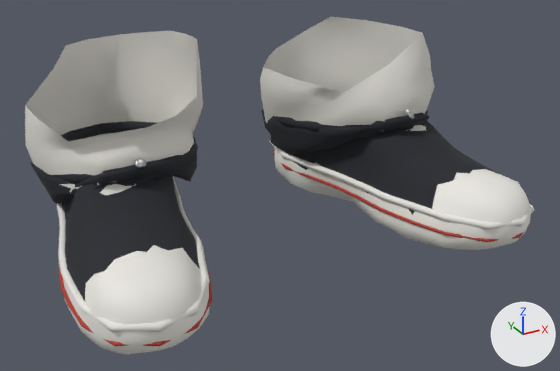
Before and after pictures for a commit that changed the glTF model godot/assets/wear/trampki.glb.
The view is the same before and after, from a camera (50 mm lens) standing at (-0.303, -0.623, 0.326) and looking at (0.003, -0.067, 0.048). Arrows for +X, +Y and +Z are at lower right; the lights stay in place. The first picture is the older version. Where no turn or scale is listed for an object, it has been applied to the vertices. Vertices at exactly the same position are counted once.

Objects in the first picture: 'trampki'.
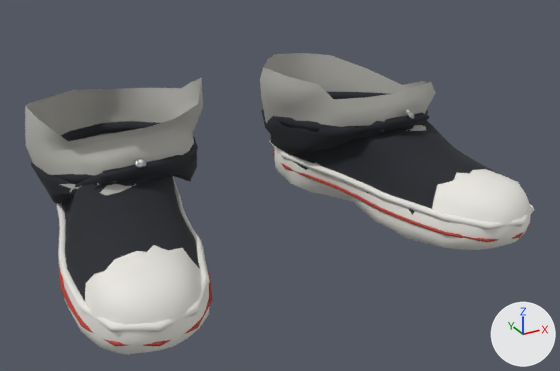
What the commit changed:
Material 'dzianina_skarpeta' (mat_dzianina_skarpeta) changes colour from light grey #dddbd3 to grey #b6b4af; in linear values from (0.723, 0.708, 0.652) to (0.465, 0.459, 0.426).
me_trampki is used by ob_trampki; location (0.0, 0.0, 0.8952).
Verts and faces of me_trampki; kept vertices keep their numbers, new ones are numbered from 3181.
Before the commit, vertices of me_trampki: 1966 (-0.173, -0.05, -0.811), 3073 (-0.187, -0.029, -0.792) at pixel (46, 150).
me_trampki had 3181 vertices, 6253 faces and spanned x -0.205..0.205, y -0.204..0.11, z -0.903..-0.718.
me_trampki now has 3150 vertices, 6193 faces and spans x -0.205..0.205, y -0.204..0.11, z -0.903..-0.758.
Part 1, on me_trampki:
27 vertices are removed from x -0.171..-0.04, y -0.052..0.098, z -0.777..-0.718.
51 faces are deleted.
16 vertices move from x -0.184..-0.039, y -0.067..0.107, z -0.812..-0.764 to x -0.185..-0.04, y -0.065..0.107, z -0.812..-0.77.
9 vertices are added at x -0.172..-0.04, y -0.05..0.097, z -0.787..-0.758.
19 new faces join them, mat_dzianina_skarpeta (grey #b6b4af).
Part 2, on me_trampki:
Vertex 1966 moves to (-0.172, -0.051, -0.811).
Vertex 3073 moves to (-0.187, -0.029, -0.793), pixel (47, 151).
Part 3, on me_trampki:
24 vertices are removed from x 0.08..0.195, y -0.073..0.104, z -0.794..-0.733.
53 faces are deleted.
20 vertices move from x 0.053..0.192, y -0.077..0.104, z -0.816..-0.771 to x 0.053..0.192, y -0.079..0.1, z -0.818..-0.77.
11 vertices are added at x 0.07..0.194, y -0.074..0.1, z -0.802..-0.776.
25 new faces join them, mat_dzianina_skarpeta (grey #b6b4af).
Other edits to the shape of me_trampki do not show in these pictures.

Where the change shows, as pixel boxes (x1, y1, x2, y2) in the pictures (560 x 371 px; the box of a moved part takes in the faces that stretch with it):
'trampki', reshaped (11% shorter)
    before: (25, 17, 535, 355)
    after: (25, 53, 535, 355)
part 1 of me_trampki, cut back
    before: (26, 31, 203, 133)
    after: (25, 78, 203, 133)
part 2 of me_trampki, moved or reshaped
    both: (26, 139, 99, 188)
part 3 of me_trampki, cut back
    before: (264, 17, 435, 126)
    after: (264, 53, 436, 127)
